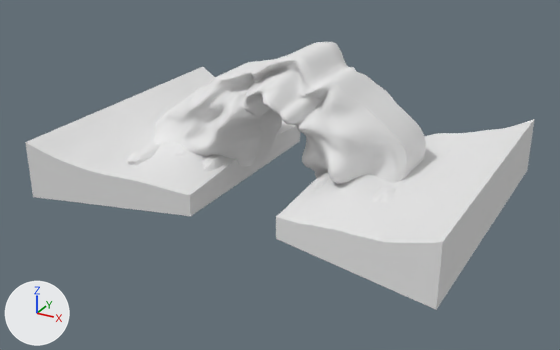
One commit to the OBJ model Resources/course_meshes/OrganicArchLarge/OrganicArchLarge.obj: the scene before it, then after it.
Rendered twice from a 50 mm lens placed at (5.54, -10.4, 3.89), pointed at (0.02, -0.36, -1.13). The axes (+X, +Y, +Z) are drawn at lower left. The lights are the same throughout. The older version comes first. Where no turn or scale is listed for an object, it has been applied to the vertices. Vertices at exactly the same position are counted once.

The scene before the commit, as lines of its bpy script (objects in view):
```python
me_organicarchlarge_hd = bpy.data.meshes.new('OrganicArchLarge_HD')
me_organicarchlarge_hd.from_pydata(...)  # 10094 vertices, 20128 faces; spans x -3.34..3.34, y -2.45..2.45, z -1.42..0.9
me_organicarchlarge_hd.materials.append(mat_organic_rock)  # white #e7e7e7
ob_organicarchlarge_hd = bpy.data.objects.new('OrganicArchLarge_HD', me_organicarchlarge_hd)
ob_organicarchlarge_hd.location = (0.0, 0.0, 0.0)
```
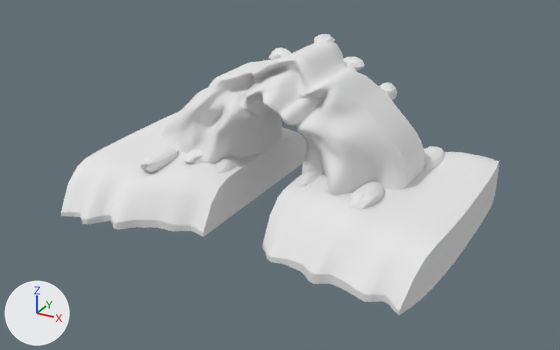
Patch to the scene script:
```diff
--- a/Resources/course_meshes/OrganicArchLarge/OrganicArchLarge.obj.py
+++ b/Resources/course_meshes/OrganicArchLarge/OrganicArchLarge.obj.py
@@ me_organicarchlarge_hd @@
 # used by ob_organicarchlarge_hd; location = (0.0, 0.0, 0.0)
-me_organicarchlarge_hd.from_pydata(...)  # 10094 vertices, 20128 faces; spans x -3.34..3.34, y -2.45..2.45, z -1.42..0.9
+me_organicarchlarge_hd.from_pydata(...)  # 10404 vertices, 20728 faces; spans x -3.08..3.08, y -2.42..2.42, z -1.68..0.9
+# me_organicarchlarge_hd part 1: the loose piece of 62 vertices spanning x -1.12..-0.8, y -1.18..-0.49, z -1.16..-0.84 is moved by (0.26, 0.0, 0.0)
+# me_organicarchlarge_hd part 2: the loose piece of 62 vertices spanning x -1.63..-1.29, y -1.14..-0.29, z -0.97..-0.77 is moved by (0.26, 0.0, 0.0)
+# me_organicarchlarge_hd part 3: the loose piece of 62 vertices spanning x -2.2..-1.81, y -1.64..-0.73, z -1.07..-0.77 is moved by (0.26, 0.0, 0.0)
+# me_organicarchlarge_hd part 4: the loose piece of 62 vertices spanning x 1.78..2.18, y -1.34..-0.34, z -1.06..-0.77 is moved by (-0.26, 0.0, 0.0)
+# me_organicarchlarge_hd part 5: the loose piece of 62 vertices spanning x 2.06..2.51, y 0.6..1.59, z -1.13..-0.84 is moved by (-0.26, 0.0, 0.0)
+# me_organicarchlarge_hd part 6: the loose piece of 1410 vertices spanning x -3.34..-0.74, y -2.45..2.45, z -1.42..-0.48 is rebuilt with 1410 vertices and now spans x -3.08..-0.48, y -2.42..2.41, z -1.68..-0.78
+# me_organicarchlarge_hd part 7: the loose piece of 1410 vertices spanning x 0.74..3.34, y -2.45..2.45, z -1.42..-0.48 is rebuilt with 1410 vertices and now spans x 0.48..3.08, y -2.41..2.42, z -1.68..-0.81
+# me_organicarchlarge_hd part 8: a new loose piece of 62 vertices spanning x -0.72..-0.35, y 0.51..0.88, z 0.35..0.64, in mat_organic_rock (white #e7e7e7)
+# me_organicarchlarge_hd part 9: a new loose piece of 62 vertices spanning x -0.02..0.3, y 0.67..1.11, z 0.71..0.9, in mat_organic_rock (white #e7e7e7)
+# me_organicarchlarge_hd part 10: a new loose piece of 62 vertices spanning x 0.55..0.95, y 0.52..0.86, z 0.41..0.66, in mat_organic_rock (white #e7e7e7)
+# me_organicarchlarge_hd part 11: a new loose piece of 62 vertices spanning x 1.17..1.49, y 0.53..0.92, z 0.01..0.33, in mat_organic_rock (white #e7e7e7)
+# me_organicarchlarge_hd part 12: 51 vertices moved within x -1.16..1.2, y -0.88..0.9, z -0.59..0.45; 4271 vertices removed from x -2.74..2.08, y -1.13..1.14, z -1.15..0.6; 4271 vertices added at x -2.74..2.08, y -1.13..1.14, z -1.46..0.59
+# other edits to the shape of me_organicarchlarge_hd do not show in these pictures
 me_organicarchlarge_hd.materials.append(mat_organic_rock)
```

Changed parts and their boxes [x1, y1, x2, y2] in the pictures (560 x 350 px; the box of a moved part takes in the faces that stretch with it):
'OrganicArchLarge_HD', reshaped (14% narrower)
    before: [25, 42, 534, 310]
    after: [61, 34, 499, 315]
part 1 of me_organicarchlarge_hd, moved or reshaped
    before: [202, 155, 225, 171]
    after: [215, 156, 239, 174]
part 2 of me_organicarchlarge_hd, moved or reshaped (mostly hidden before)
    before: [175, 148, 186, 156]
    after: [184, 150, 203, 164]
part 3 of me_organicarchlarge_hd, moved or reshaped
    before: [127, 144, 160, 165]
    after: [140, 147, 178, 173]
part 4 of me_organicarchlarge_hd, moved or reshaped
    before: [371, 186, 396, 202]
    after: [347, 181, 384, 209]
part 5 of me_organicarchlarge_hd, moved or reshaped (mostly hidden before)
    before: [438, 149, 451, 155]
    after: [424, 146, 445, 170]
part 6 of me_organicarchlarge_hd, rebuilt (11% narrower, 16% shorter)
    before: [25, 67, 300, 216]
    after: [61, 112, 306, 237]
part 7 of me_organicarchlarge_hd, rebuilt (8% narrower, 12% shorter)
    before: [276, 119, 534, 310]
    after: [263, 148, 499, 315]
part 8 of me_organicarchlarge_hd, added
    after: [269, 47, 291, 60]
part 9 of me_organicarchlarge_hd, added
    after: [314, 34, 335, 43]
part 10 of me_organicarchlarge_hd, added
    after: [343, 57, 365, 71]
part 11 of me_organicarchlarge_hd, added
    after: [379, 82, 398, 100]
part 12 of me_organicarchlarge_hd, moved or reshaped
    before: [154, 61, 426, 191]
    after: [159, 61, 425, 195]
